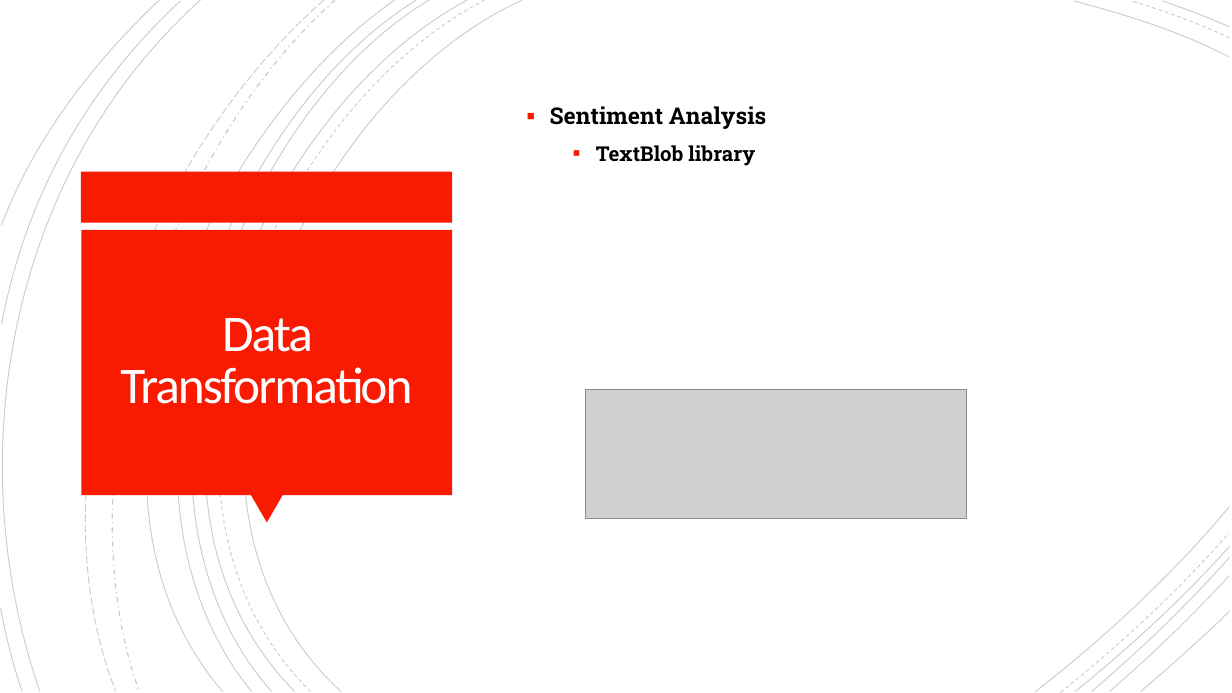
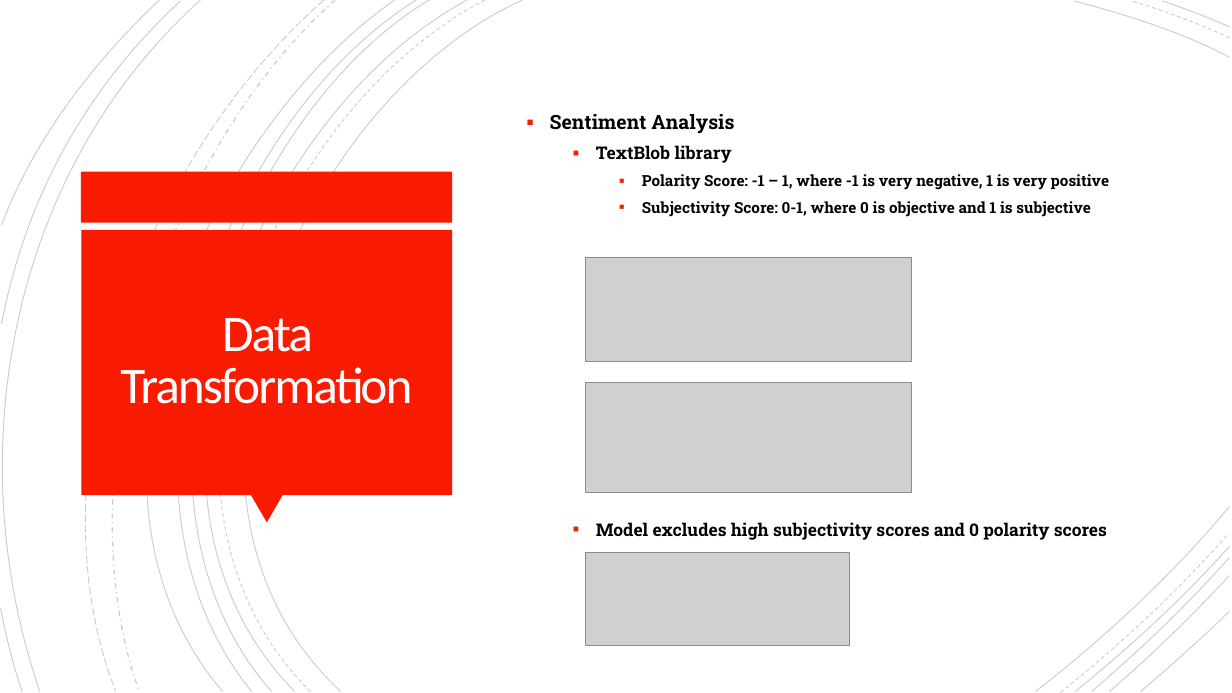
Before and after one commit to davepalazzo/Sentiment_Analysis_S-P_500, a slide deck: slide 4 of Economic_Forecasting.pptx. Drawn at 1232x693 pixels with LibreOffice and Linux fonts; fonts in the diff are those of the drawing; grey boxes stand for pictures. Boxes give left, top, right and bottom in pixels: in the first picture for what was removed or moved away, otherwise in the second. Text is boxed around its words. In the diff, an @@ line names an element or a change of style, - is before the commit and + after.

```diff
--- a/Economic_Forecasting.pptx
+++ b/Economic_Forecasting.pptx
@@ text at (550, 114, 734, 163): size 18 to 15.3 pt in "Sentiment Analysis"; size 16 to 13.6 pt in "TextBlob library"; line spacing 1.2 to 1.1 @@
@@ text at (596, 174, 1109, 540): paragraphs added @@
+    ▪ Polarity Score: -1 – 1, where -1 is very negative, 1 is very positive
+    ▪ Subjectivity Score: 0-1, where 0 is objective and 1 is subjective
+  ▪ Model excludes high subjectivity scores and 0 polarity scores
@@ picture added at (586, 258, 912, 362) @@
@@ picture: place and size @@
-picture at (586, 390, 967, 518)
+picture at (586, 383, 912, 493)
@@ picture added at (586, 553, 849, 647) @@
```
Also in this commit, not shown: 5 slides added, 1 other file.
